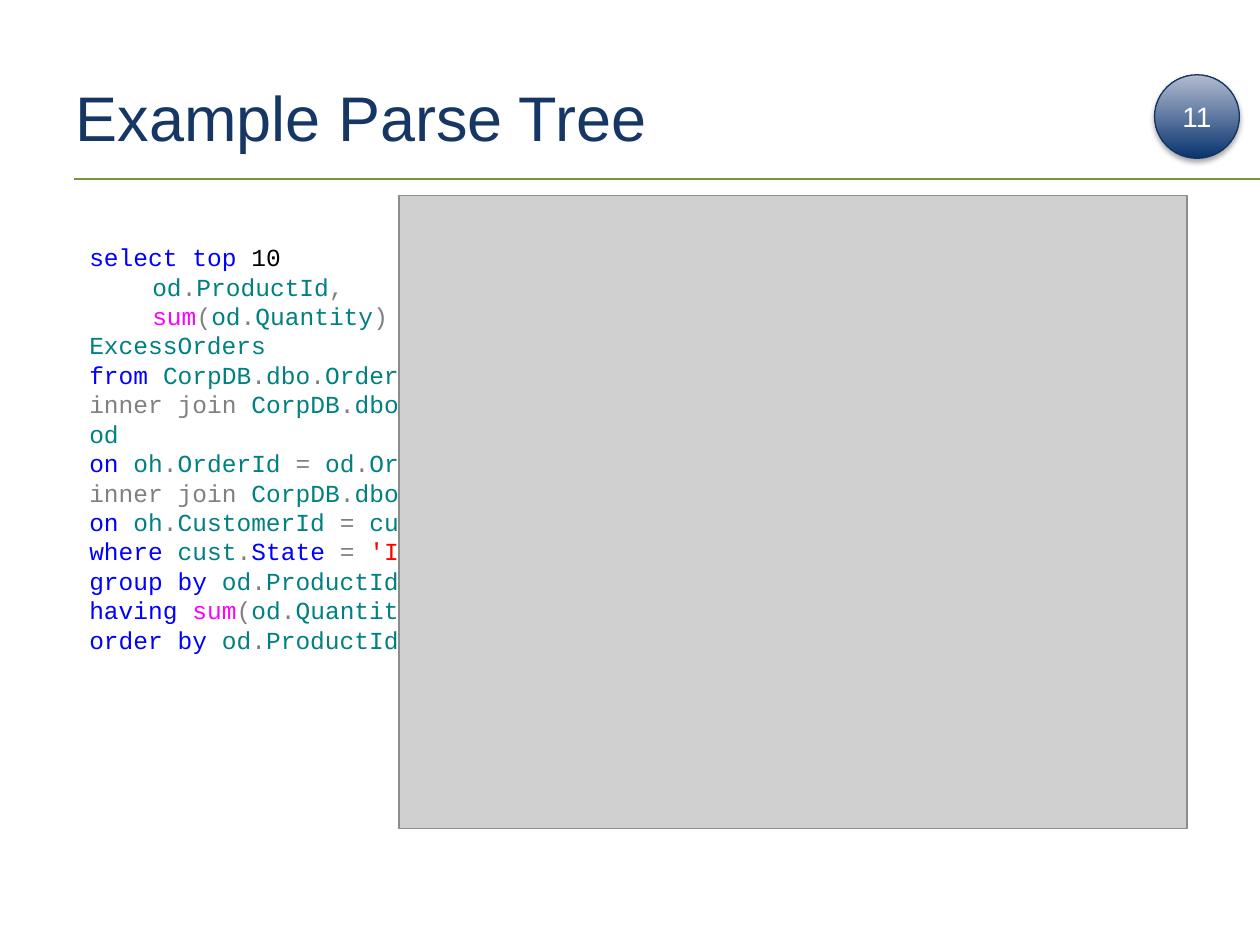
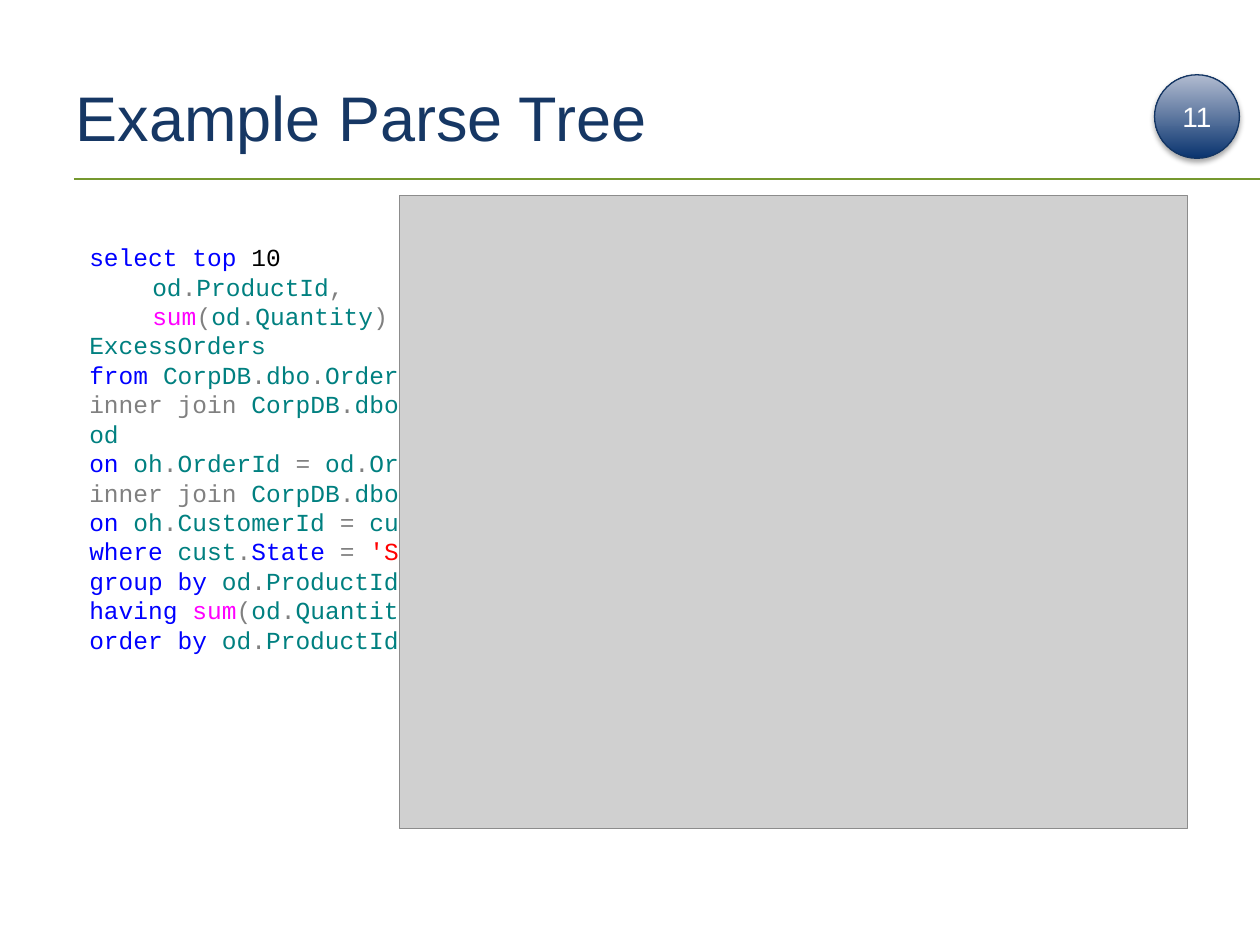
Before and after one commit to tf3604/OptimizerPresentation, a slide deck: slide 48 of Optimizer.pptx (slide 43 before the commit). Drawn at 1260x945 pixels with LibreOffice and Linux fonts; fonts in the diff are those of the drawing; grey boxes stand for pictures; background and template pictures are left out. Boxes give left, top, right and bottom in pixels: in the first picture for what was removed or moved away, otherwise in the second. Text is boxed around its words. In the diff, an @@ line names an element or a change of style, - is before the commit and + after.

```diff
--- a/Optimizer.pptx
+++ b/Optimizer.pptx
@@ text at (89,543,428,569): text changed @@
-where cust.State = 'IA'
+where cust.State = 'SD'
```
Also in this commit, not shown: 11 other slides changed, 5 slides added.
